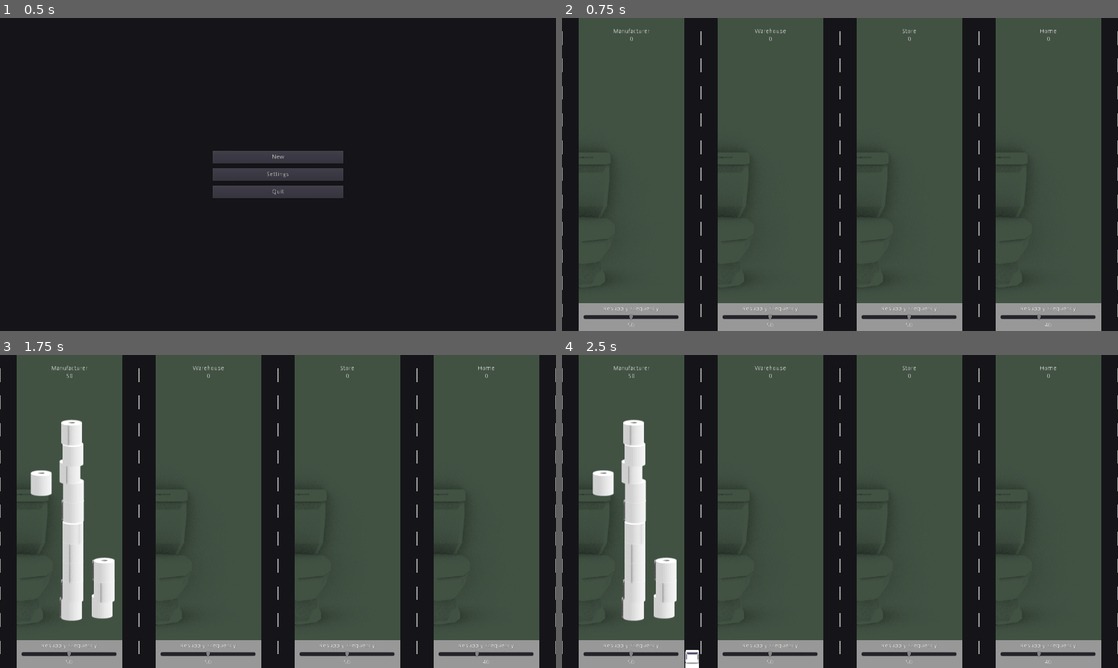
Above: before the commit, frames 1-4 (two rows, left to right).
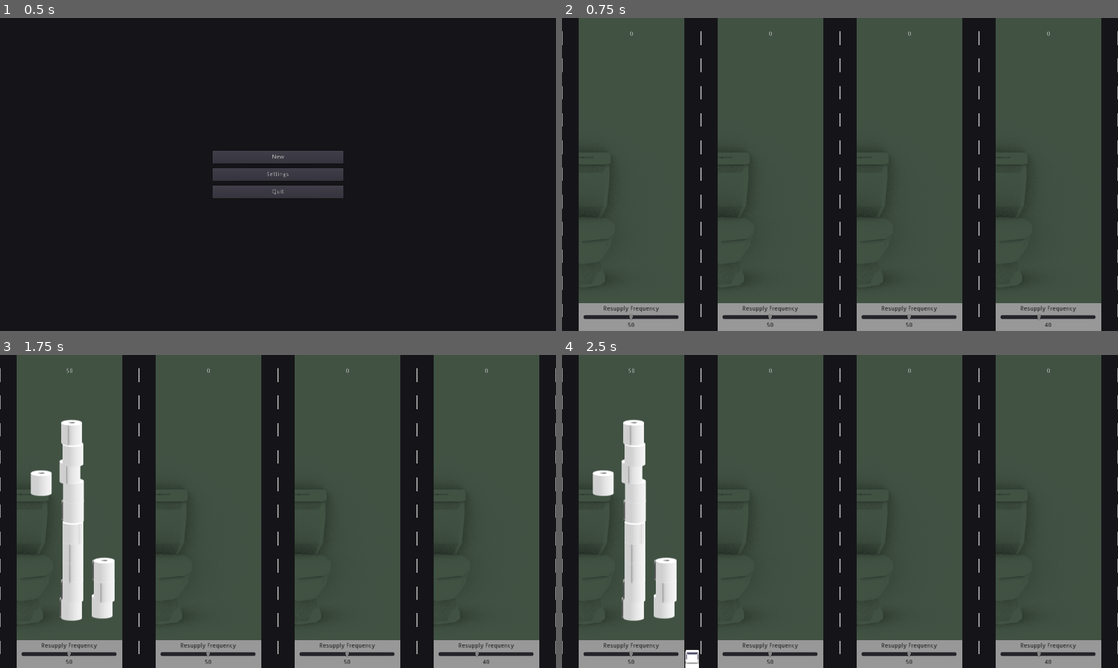
Above: after the commit, the same moments.

Repository: kevinlights/supply-chain
Game: Godot game, scene res://gui/menu.tscn
Same seed, same stepped clock (60 frames per second), same inputs: the game is played once before the commit and once after it.
Inputs:
- Up to frame 1 (0.5 s): no input
- Up to frame 2 (0.75 s): click "New" at 0.5 s
- Up to frame 3 (1.75 s): tap Enter at 1.25 s
- Up to frame 4 (2.5 s): tap Space at 2 s

Frame 1 is identical in both runs. In frame 2, 0.5% of the frame differs, in the area x 7-93%, y 3-99%; in frame 3, 0.5%; in frame 4, 0.5%.

Commit message:
Added new colours and fonts to SupplyPoint

Diff:
--- /dev/null
+++ b/fonts/heading.tres
@@ -0,0 +1,7 @@
+[gd_resource type="DynamicFont" load_steps=2 format=2]
+
+[ext_resource path="res://fonts/hussar_bd/HussarBd.otf" type="DynamicFontData" id=1]
+
+[resource]
+size = 24
+font_data = ExtResource( 1 )
--- a/game_entities/supply_point/SupplyPoint.gd
+++ b/game_entities/supply_point/SupplyPoint.gd
@@ -71,7 +71,7 @@
 	stock_indicator_count = 0
 	stock_indicator_value = 1.0
 	should_update_indicators = false
-	get_node("SupplyPointVisual/VBoxContainer/Title").set_text(sp_name)
+	get_node("SupplyPointVisual/VBoxContainer/Title").set_text(sp_name.to_upper())
 	get_node("SupplyPointVisual/VBoxContainer/Stock").set_text(str(stock_level))
 	get_node("SupplyPointVisual/VBoxContainer/Panel/VBoxContainer/DemandValue").set_text(str(demand_level))
 	get_node("SupplyPointVisual/VBoxContainer/Panel/VBoxContainer/Demand").set_value(demand_level)
--- a/game_entities/supply_point/SupplyPoint.tscn
+++ b/game_entities/supply_point/SupplyPoint.tscn
@@ -1,7 +1,8 @@
-[gd_scene load_steps=4 format=2]
+[gd_scene load_steps=5 format=2]
 
 [ext_resource path="res://game_entities/supply_point/SupplyPoint.gd" type="Script" id=1]
 [ext_resource path="res://game_entities/supply_point/home_visuals/HomeAnchors.tscn" type="PackedScene" id=2]
+[ext_resource path="res://fonts/heading.tres" type="DynamicFont" id=3]
 
 [sub_resource type="StyleBoxFlat" id=1]
 
@@ -286,21 +287,22 @@
 [node name="Title" type="Label" parent="SupplyPointVisual/VBoxContainer"]
 margin_top = 24.0
 margin_right = 242.0
-margin_bottom = 38.0
-size_flags_horizontal = 3
+margin_bottom = 55.0
+size_flags_horizontal = 3
+custom_fonts/font = ExtResource( 3 )
 text = "Supply Point"
 align = 1
 
 [node name="Stock" type="Label" parent="SupplyPointVisual/VBoxContainer"]
-margin_top = 42.0
+margin_top = 59.0
 margin_right = 242.0
-margin_bottom = 56.0
+margin_bottom = 73.0
 size_flags_horizontal = 3
 text = "Stock: "
 align = 1
 
 [node name="MarginContainer2" type="MarginContainer" parent="SupplyPointVisual/VBoxContainer"]
-margin_top = 60.0
+margin_top = 77.0
 margin_right = 242.0
 margin_bottom = 652.0
 rect_min_size = Vector2( 0, 20 )
@@ -328,6 +330,7 @@
 margin_top = 6.0
 margin_right = 220.0
 margin_bottom = 20.0
+custom_colors/font_color = Color( 0.0862745, 0.0862745, 0.101961, 1 )
 text = "Resupply Frequency"
 align = 1
 
@@ -340,6 +343,7 @@
 margin_top = 44.0
 margin_right = 220.0
 margin_bottom = 58.0
+custom_colors/font_color = Color( 0.0862745, 0.0862745, 0.101961, 1 )
 text = "100%"
 align = 1
 
Binary file added: fonts/hussar_bd/HussarBdObl.otf
Not shown, added: fonts/hussar_bd/OFL-FAQ.txt
Not shown, added: fonts/hussar_bd/Read Me Please.txt
Not shown, added: fonts/hussar_bd/SIL Open Font License.txt
